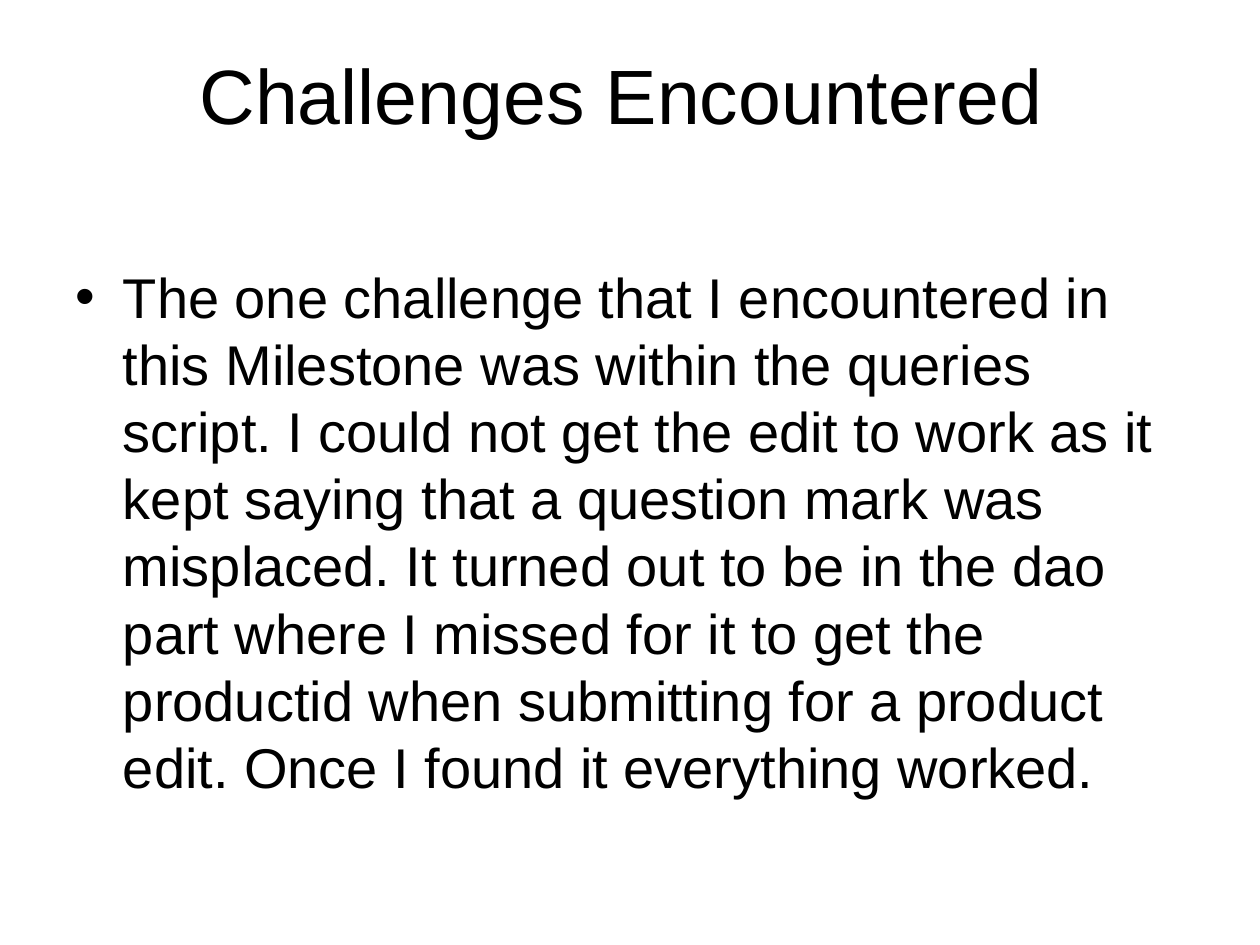
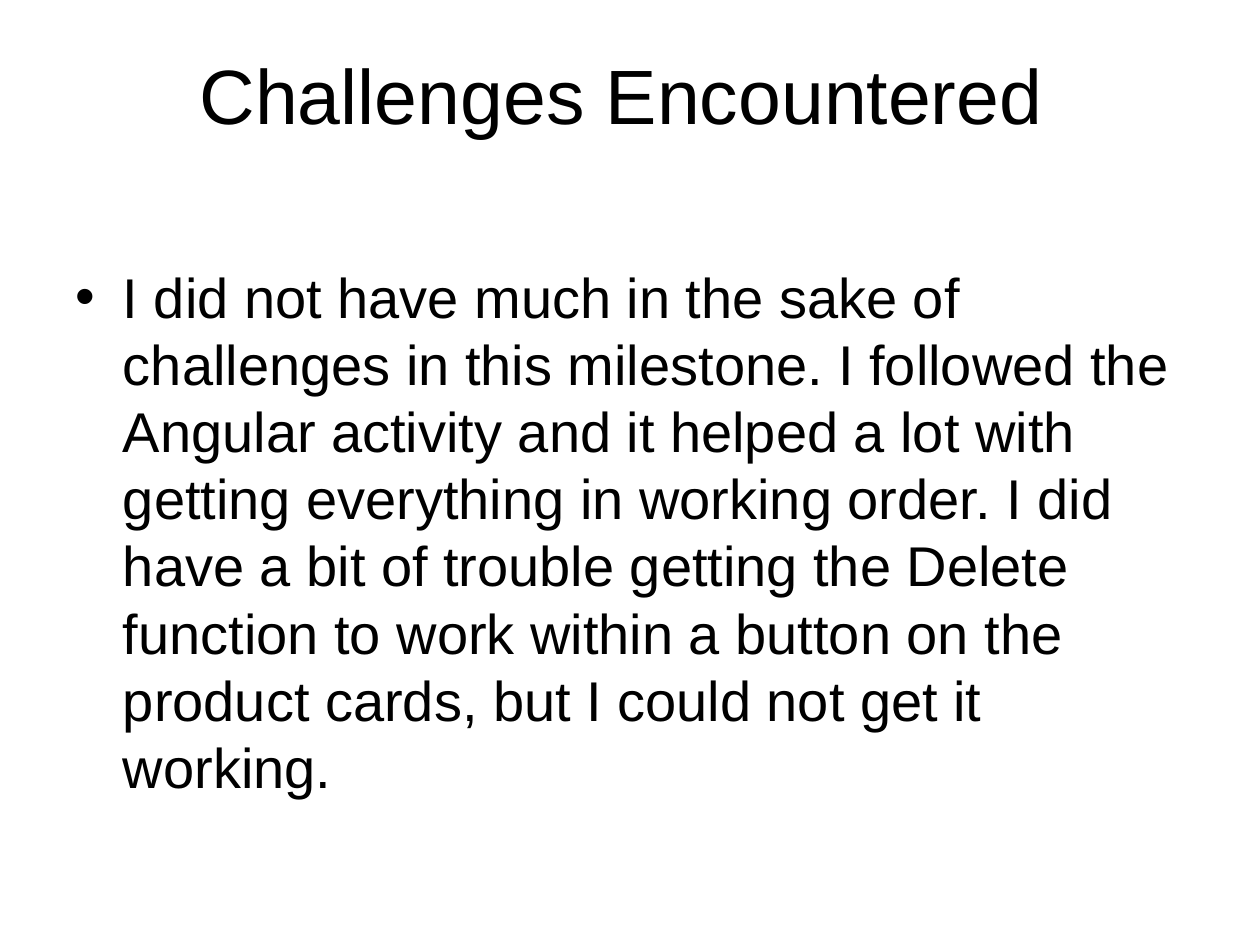
Before and after one commit to rcoon1/CST-391, a slide deck: slide 2 of Milestones/Milestone 4/Milestone4Rcoon.pptx. Drawn at 1260x945 pixels with LibreOffice and Linux fonts; fonts in the diff are those of the drawing; background and template pictures are left out. Boxes give left, top, right and bottom in pixels: in the first picture for what was removed or moved away, otherwise in the second. Text is boxed around its words. In the diff, an @@ line names an element or a change of style, - is before the commit and + after.

```diff
--- a/Milestones/Milestone 4/Milestone4Rcoon.pptx
+++ b/Milestones/Milestone 4/Milestone4Rcoon.pptx
@@ text at [123, 277, 1168, 799]: text changed @@
-• The one challenge that I encountered in this Milestone was within the queries script. I could not get the edit to work as it kept saying that a question mark was misplaced. It turned out to be in the dao part where I missed for it to get the productid when submitting for a product edit. Once I found it everything worked.
+• I did not have much in the sake of challenges in this milestone. I followed the Angular activity and it helped a lot with getting everything in working order. I did have a bit of trouble getting the Delete function to work within a button on the product cards, but I could not get it working.
```
Also in this commit, not shown: 3 other slides changed, 2 other files.
